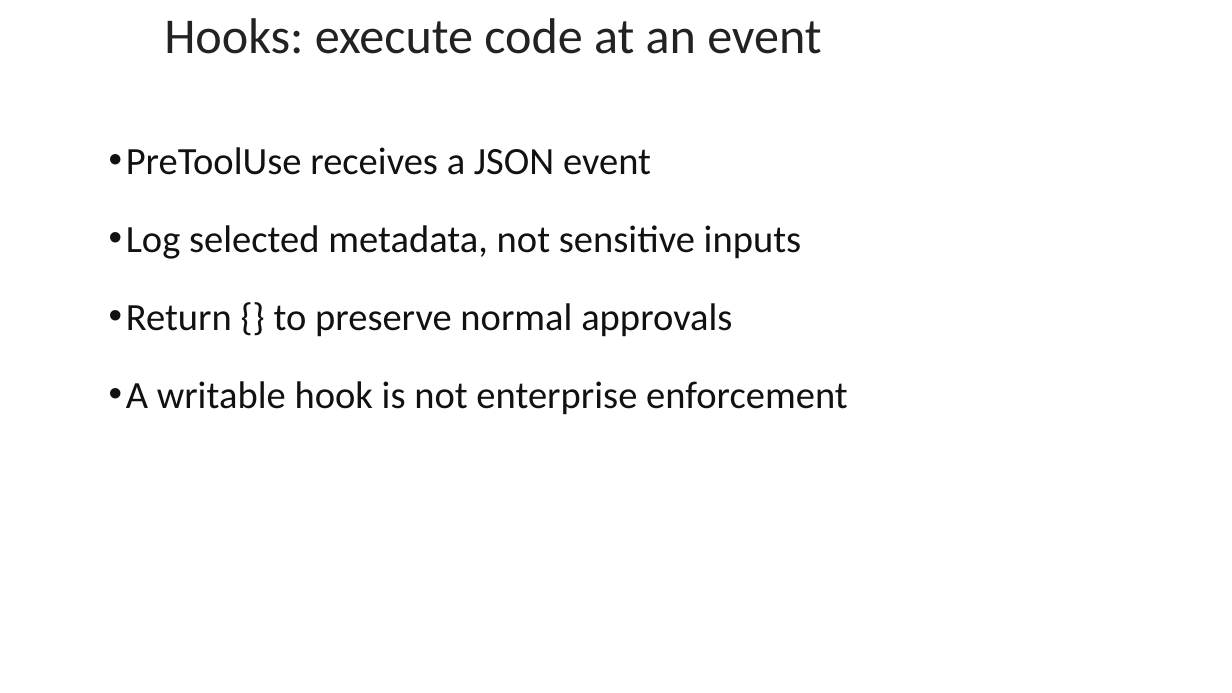
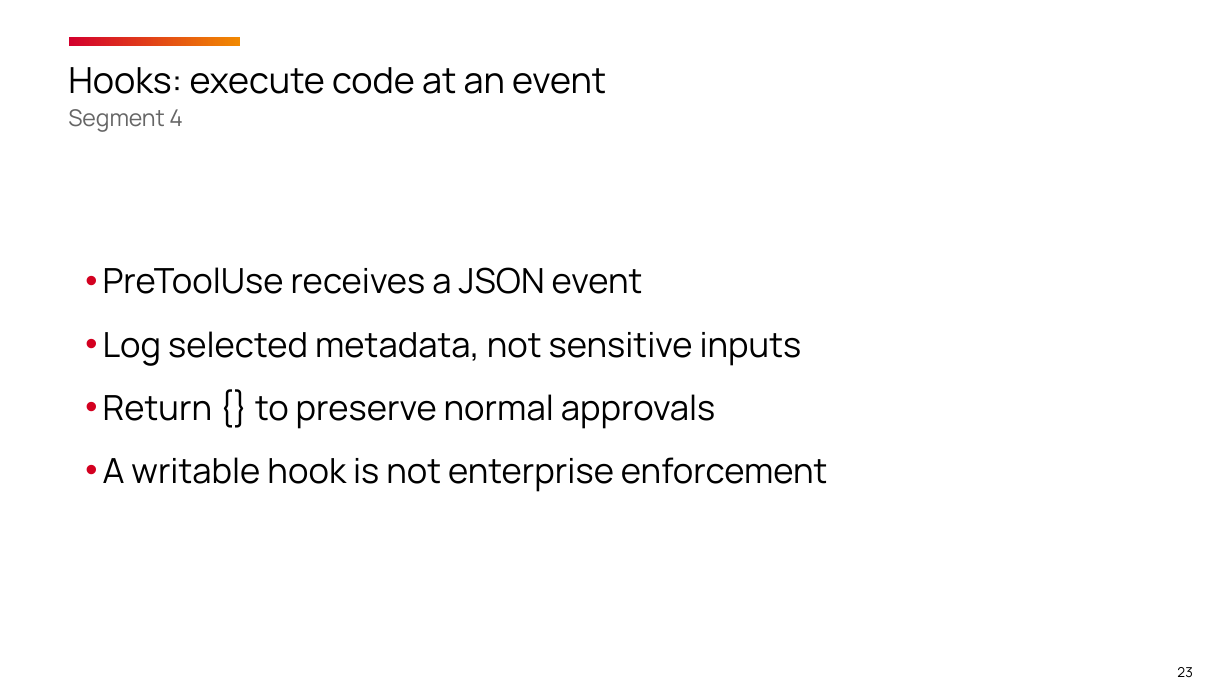
Before and after one commit to timothywarner-org/copilot-cert-prep, a slide deck: slide 23 of warner-github-cert-prep-september-2026.pptx (slide 19 before the commit). Drawn at 1232x693 pixels with LibreOffice and Linux fonts; fonts in the diff are those of the drawing; background and template pictures are left out. Boxes give left, top, right and bottom in pixels: in the first picture for what was removed or moved away, otherwise in the second. Text is boxed around its words. In the diff, an @@ line names an element or a change of style, - is before the commit and + after.

Commit message:
Apply OReilly template and four-segment course refresh

```diff
--- a/warner-github-cert-prep-september-2026.pptx
+++ b/warner-github-cert-prep-september-2026.pptx
@@ title "Hooks: execute code at an ...": place and size @@
-title "Hooks: execute code at an ..." at (164,18,821,54)
+title "Hooks: execute code at an ..." at (68,67,606,132)
@@ rectangle added at (70,36,241,46), fill gradient #D3002D to #F18901 @@
@@ title at (68,67,606,94): size 29.2 to 21 pt, font Calibri to Manrope, text colour #222222 to #000000 in "Hooks: execute code at an event"; line spacing 1 to 1.08 @@
@@ title at (68,109,183,132): paragraph added @@
+Segment 4
@@ text "PreToolUse receives a JSON event": place and size @@
-text "PreToolUse receives a JSON event" at (126,147,848,415)
+text "PreToolUse receives a JSON event" at (103,267,828,492)
@@ text "PreToolUse receives a JSON event" at (103,267,828,492): size 22.5 to 20.2 pt, font Calibri to Manrope, text colour #111111 to #000000; indent changed; line spacing 1 to 1.15; less space between paragraphs @@
@@ page number added at (1177,667,1192,677), 8 pt, text #000000 @@
+23
```
Also in this commit, not shown: 19 other slides changed, 8 slides added, 4 slides removed, 28 other files.
